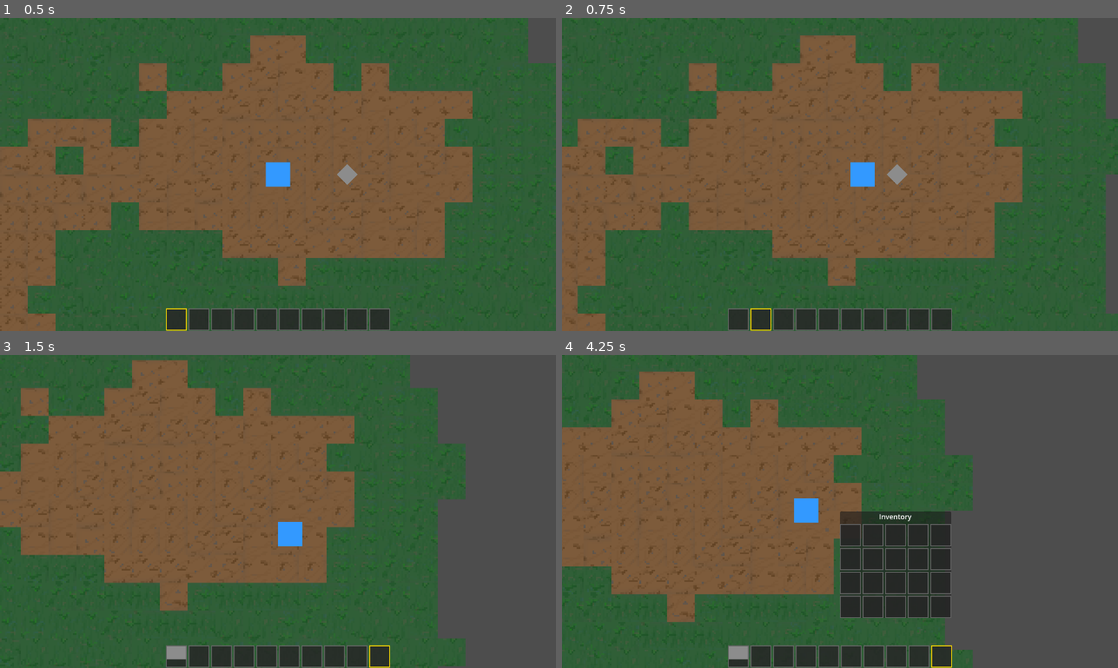
Above: before the commit, frames 1-4 (two rows, left to right).
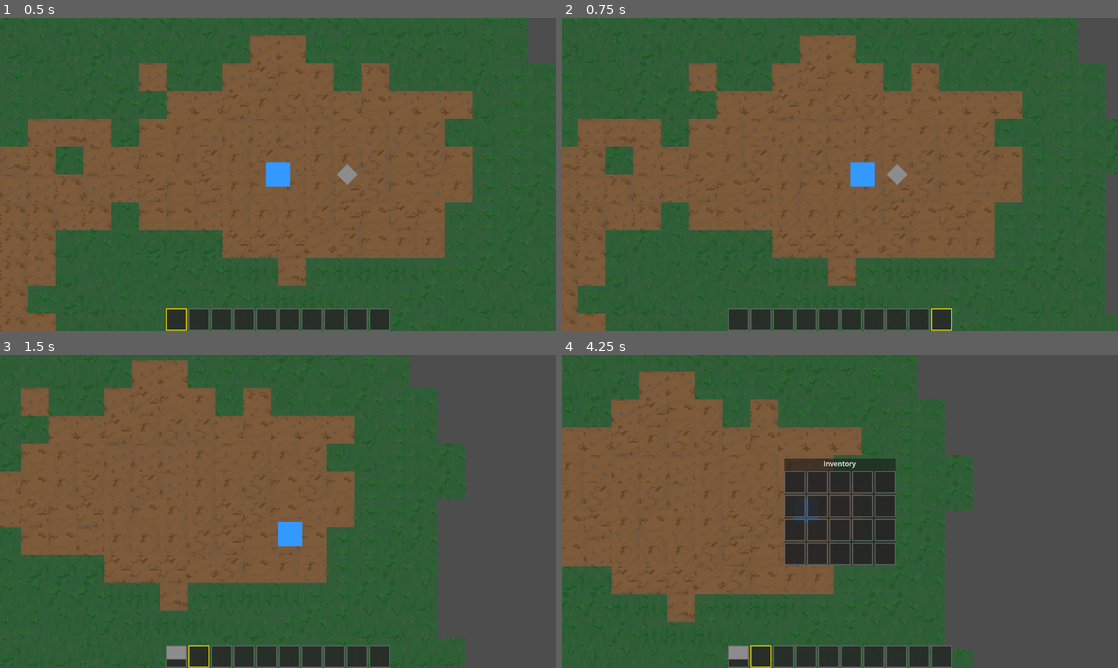
Above: after the commit, the same moments.

Repository: LucasJoe02/unilateralis
Game: Godot game, scene res://scenes/game.tscn
Two runs of this game, one before a commit and one after it. Both use one fixed random seed, a clock stepped at 60 frames per second and the inputs below.
Inputs (mouse positions are in pixels of both pictures, inside the frame that each line leads up to):
- Up to frame 1 (0.5 s): no input
- Up to frame 2 (0.75 s): move the mouse to (962, 158) at 0.52 s; hold D (move_right) from 0.53 s (still down); hold Mouse wheel up (next_item) from 0.53 s (still down)
- Up to frame 3 (1.5 s): tap Mouse wheel down (prev_item) at 0.8, 1.35 s; move the mouse to (166, 527) at 1.27 s; release D (move_right) at 1.28 s; release Mouse wheel up (next_item) at 1.28 s; hold S (move_down) from 1.28 s (still down)
- Up to frame 4 (4.25 s): tap Mouse wheel up (next_item) at 1.55, 3.05 s; move the mouse to (895, 442) at 2.02 s; release S (move_down) at 2.03 s; hold D (move_right) 2.03-2.78 s; hold Mouse wheel up (next_item) 2.03-2.78 s; tap Mouse wheel down (prev_item) at 2.3, 2.85, 3.8 s; move the mouse to (812, 574) at 2.77 s; hold W (move_up) 2.78-3.53 s; move the mouse to (1006, 558) at 3.52 s; press the mouse at (1006, 558) at 3.53 s; hold A (move_left) from 3.53 s (still down); tap I (toggle_inventory) at 4.15 s

Frame 1 is identical in both runs. In frame 2, 0.1% of the frame differs, in the area x 33-71%, y 92-100%; in frame 3, 0.1%; in frame 4, 10%, in the area x 33-71%, y 33-100%.

Commit message:
Fix inverted scroll and inventory centering
Swap next/prev scroll actions so scrolling down moves right along the
hotbar. Move visible=false to after the layout frame in inventory_ui so
Godot calculates the panel size before the position is computed — hiding
before layout was leaving size at (0,0) and placing the panel at screen
centre instead of centered around it.

Diff:
--- a/scripts/player/inventory/hotbar.gd
+++ b/scripts/player/inventory/hotbar.gd
@@ -11,10 +11,10 @@
 
 func _input(event: InputEvent) -> void:
 	if event.is_action_pressed("next_item"):
-		selected_index = (selected_index + 1) % SIZE
+		selected_index = (selected_index - 1 + SIZE) % SIZE
 		selection_changed.emit(selected_index)
 	elif event.is_action_pressed("prev_item"):
-		selected_index = (selected_index - 1 + SIZE) % SIZE
+		selected_index = (selected_index + 1) % SIZE
 		selection_changed.emit(selected_index)
 
 func get_selected_index() -> int:
--- a/scripts/ui/inventory_ui.gd
+++ b/scripts/ui/inventory_ui.gd
@@ -13,10 +13,12 @@
 var slots_ui: Array = []
 
 func _ready() -> void:
-	visible = false
 	_build_panel()
+	# Wait for layout to calculate the panel size before centering,
+	# then hide — setting visible=false before layout gives a size of (0,0)
 	await get_tree().process_frame
 	_center_panel()
+	visible = false
 	if inventory:
 		inventory.inventory_changed.connect(_refresh_slots)
 
